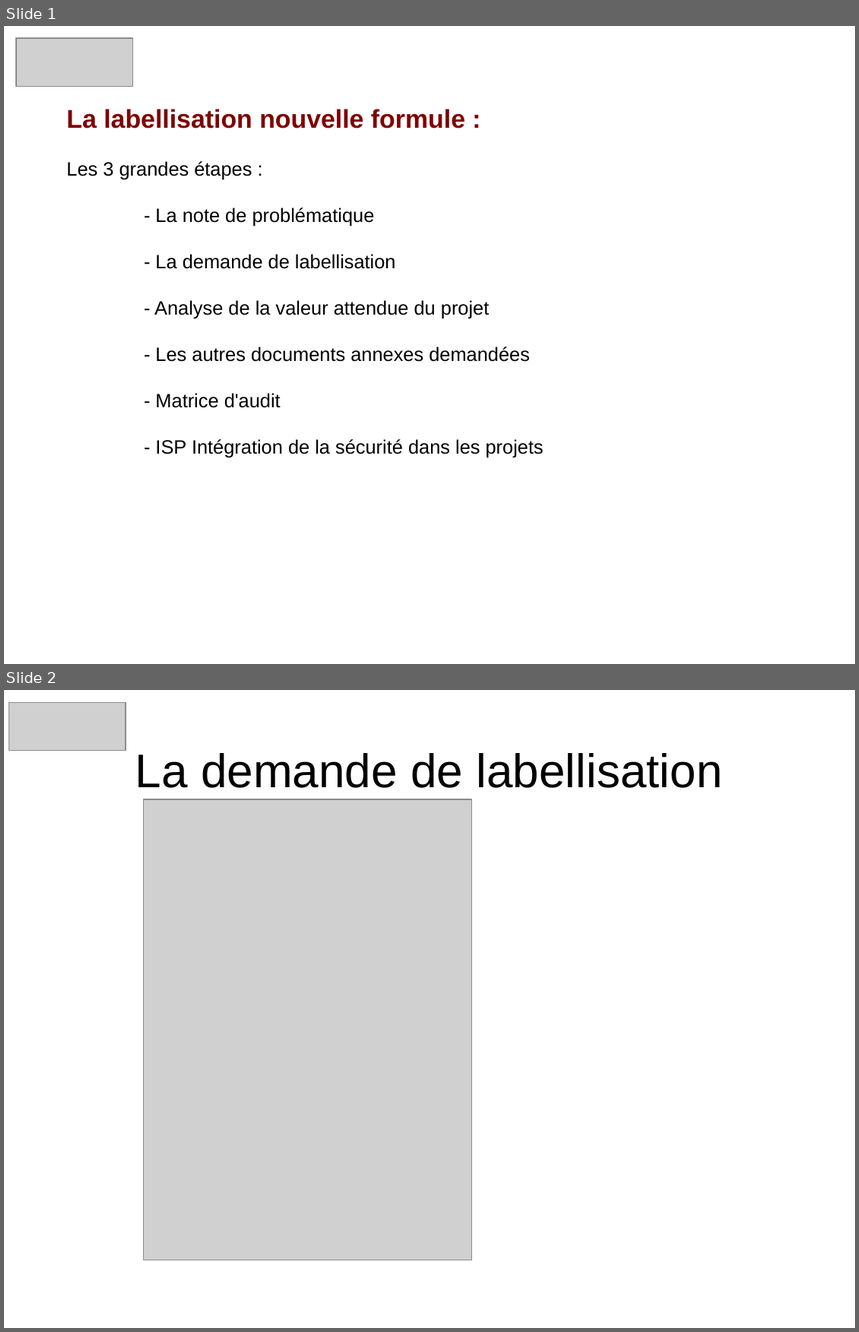
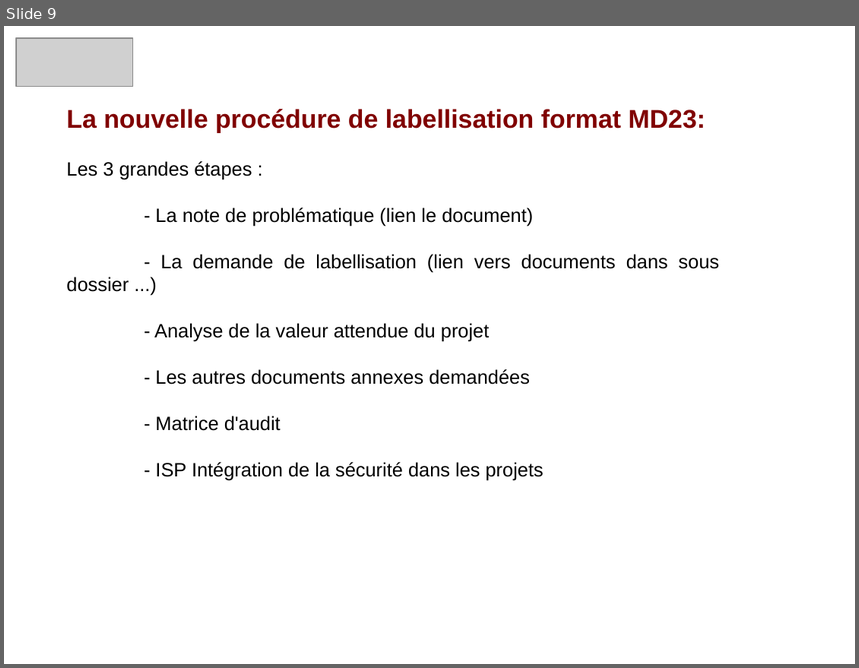
Before and after one commit to heylve/current, a slide deck: Rencontre_devs/pres_labellisation_10_2017.odp. Shown one above the other, each under a label of ours: slides 1 and 2 before the commit, slide 9 after it. The pictures are 859x1332 and 859x668 pixels, drawn with LibreOffice and Linux fonts; fonts in the diff are those of the drawing; grey boxes stand for pictures. Boxes give left, top, right and bottom in pixels: in the first picture for what was removed or moved away, otherwise in the second. Text is boxed around its words. In the diff, an @@ line names an element or a change of style, - is before the commit and + after.

```diff
--- a/Rencontre_devs/pres_labellisation_10_2017.odp
+++ b/Rencontre_devs/pres_labellisation_10_2017.odp
@@ slide 2 removed at bbox=[4, 690, 855, 1328], background #FFFFFF @@
@@ picture removed at bbox=[9, 702, 126, 750] @@
@@ title removed at bbox=[135, 753, 722, 788] @@
-La demande de labellisation
@@ picture removed at bbox=[144, 799, 472, 1261] @@
@@ what was slide 1 is now slide 9 @@
@@ slide 9 changed as well @@
@@ text at bbox=[66, 109, 706, 133]: text changed @@
-La labellisation nouvelle formule :
+La nouvelle procédure de labellisation format MD23:
@@ text at bbox=[66, 208, 720, 292]: text changed @@
-- La note de problématique
-- La demande de labellisation
+- La note de problématique (lien le document)
+- La demande de labellisation (lien vers documents dans sous dossier ...)
```
Also in this commit, not shown: 2 other slides changed, 9 slides added, 2 other slides removed, 2 other files.
